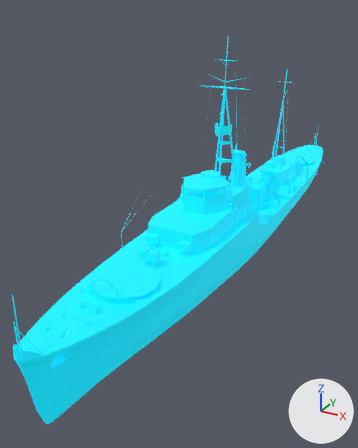
One commit to the glTF model packages/webui/src/res/models/ships/Hashidate.glb: the scene before it, then after it.
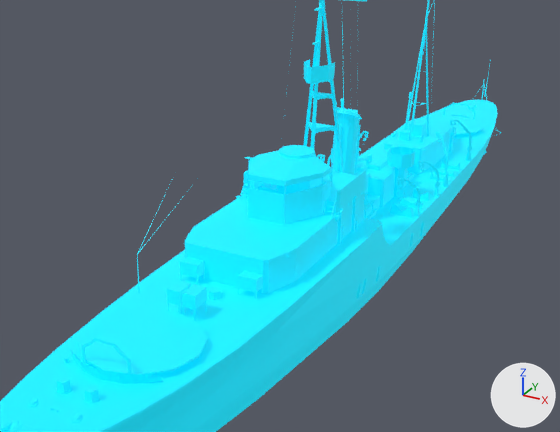
Each version is shown whole from a 50 mm lens placed at (1.55, -3.95, 1.86), pointed at (-0.34, -0.5, 0.14), then close up on the part from 13% to 100% of the width and 20% to 74% of the height. Every picture has the same lights, and +X, +Y and +Z are marked at lower right. The last two pictures show the newer version.

Before the edit, the objects in view are built like this:
```python
me_mesh_0 = bpy.data.meshes.new('Mesh_0')
me_mesh_0.from_pydata(...)  # 6419 vertices, 10518 faces; spans x -0.33..0.33, y -2.69..2.68, z -0.16..1.66
me_mesh_0.materials.append(mat_material_0)  # cyan #00d6ed, glowing cyan #0095aa
ob_mesh_0 = bpy.data.objects.new('Mesh_0', me_mesh_0)
ob_mesh_0.location = (0.0, 0.0, 0.0)
```
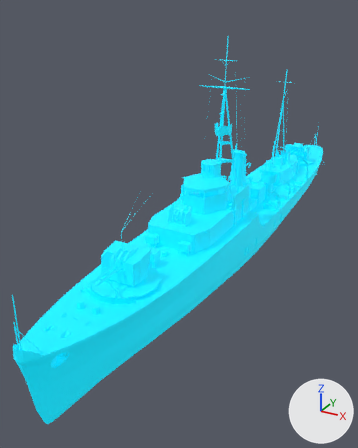
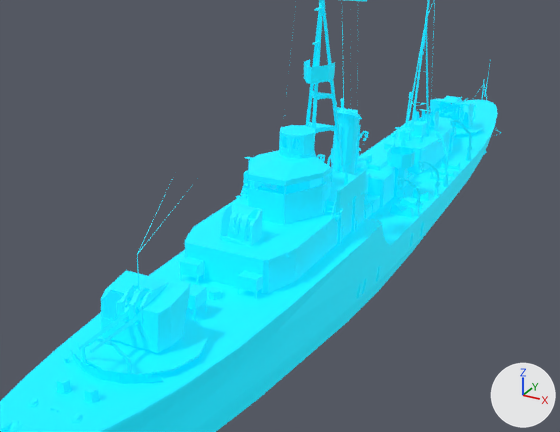
Diff of the bpy script that builds the scene:
```diff
--- a/packages/webui/src/res/models/ships/Hashidate.glb.py
+++ b/packages/webui/src/res/models/ships/Hashidate.glb.py
@@ me_mesh_0 @@
 # used by ob_mesh_0; location = (0.0, 0.0, 0.0)
-me_mesh_0.from_pydata(...)  # 6419 vertices, 10518 faces; spans x -0.33..0.33, y -2.69..2.68, z -0.16..1.66
+me_mesh_0.from_pydata(...)  # 6780 vertices, 10474 faces; spans x -0.33..0.33, y -2.69..2.68, z -0.16..1.66
+# me_mesh_0 part 1: 20 loose pieces with 1906 vertices, spanning x -0.14..0.14, y -0.3..0.3, z -0.03..0.19, are deleted
+# me_mesh_0 part 2: 4 vertices moved within x -0.19..-0.18, y -0.2..-0.19, z 0.37; 1186 vertices added at x -0.2..0.2, y -2.11..-0.46, z 0.35..0.77
+# me_mesh_0 part 3: 1081 vertices added at x -0.12..0.14, y 0.65..2.12, z 0.18..0.42
+# other edits to the shape of me_mesh_0 do not show in these pictures
 me_mesh_0.materials.append(mat_material_0)
```

Where the change shows, as pixel boxes (x1, y1, x2, y2) in the close-ups (560 x 432 px):
part 1 of me_mesh_0, deleted (mostly hidden)
    before: (366, 208, 377, 219)
part 2 of me_mesh_0, built on
    after: (78, 125, 353, 353)
part 3 of me_mesh_0, added (cyan)
    after: (393, 96, 474, 147)
